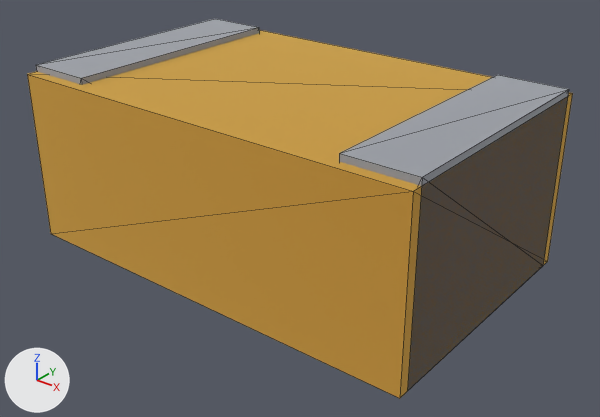
Renders of the glTF model parts/led-0805/led-0805.glb from each side of a commit.
Both versions are drawn from a 50 mm lens placed at (0.00219, -0.00267, 0.00187), pointed at (0.00008, -0.00004, 0.00024). The axes (+X, +Y, +Z) are drawn at lower left. The lights are the same throughout. The picture after the commit comes second. Mesh edges are drawn as thin lines. Where no turn or scale is listed for an object, it has been applied to the vertices. Vertices at exactly the same position are counted once.

In view in the first picture: 'Mesh_1', 'body'.
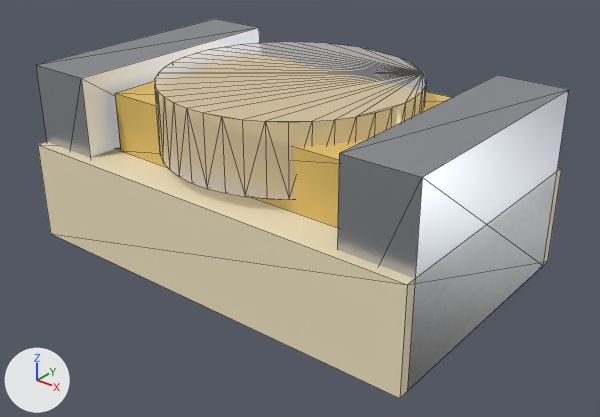
What differs and where, as boxes [x1, y1, x2, y2] in the pictures (600 x 417 px):
'body', recoloured, surface changed, moved, rescaled
    before: [27, 30, 573, 398]
    after: [115, 81, 452, 228]
'Mesh_1', recoloured, surface changed
    both: [36, 19, 569, 389]
'Mesh_0', added (beige)
    after: [38, 142, 562, 398]
'Mesh_2', added
    after: [155, 42, 426, 200]

What the commit changed:
In material 'mat_0' (mat_mat_0), metallic goes from 1.0 to 0.0.
Material 'mat_0' (mat_mat_0) changes colour from yellow #e8c56a to beige #f3e6c4; in linear values from (0.807, 0.558, 0.144) to (0.896, 0.791, 0.552).
In material 'mat_0' (mat_mat_0), roughness goes from 1.0 to 0.52.
In material 'mat_1' (mat_mat_1), metallic goes from 1.0 to 0.0.
Material 'mat_1' (mat_mat_1) changes colour from light grey #c5c8ce to yellow #e8c56a; in linear values from (0.558, 0.578, 0.617) to (0.807, 0.558, 0.144).
In material 'mat_1' (mat_mat_1), roughness goes from 1.0 to 0.52.
Material 'mat_3' (mat_mat_3) is new.
Its base color is (0.558, 0.578, 0.617) (light grey #c5c8ce).
Its metallic is 1.0.
Its roughness is 0.36.
Material 'mat_2' (mat_mat_2) is new.
Its base color is (0.93, 0.913, 0.888) (white #f7f5f2).
Its roughness is 0.08.
Its alpha is 0.35.
me_mesh_0 is used by ob_body; location (0.0, 0.0, 0.0004).
me_mesh_0 had 8 vertices, 12 faces and spanned x -0.001..0.001, y -0.00063..0.00063, z -0.0004..0.0004.
me_mesh_0 no longer uses material mat_mat_0 (yellow #e8c56a).
me_mesh_0 now has 8 vertices, 12 faces and spans x -0.00064..0.00064, y -0.00044..0.00044, z -0.00014..0.00014.
me_mesh_0 part 1: the whole mesh is scaled about its middle by (0.64, 0.7, 0.34).
me_mesh_0 gains material mat_mat_1 (yellow #e8c56a).
me_mesh_1 has 16 vertices, 24 faces and spans x -0.00016..0.00184, y -0.00058..0.00058, z -0.00042..0.00042.
me_mesh_1 no longer uses material mat_mat_1 (light grey #c5c8ce).
me_mesh_1 gains material mat_mat_3 (light grey #c5c8ce).
Mesh me_mesh_2 is new.
It is a 42-sided cylinder along z spanning x -0.000575..0.000575, y -0.000573..0.000573, z -0.000157..0.000157.
It uses material mat_mat_2 (white #f7f5f2).
Mesh me_mesh_0_1 is new.
It is a box spanning x -0.001..0.001, y -0.00063..0.00063, z -0.00023..0.00023.
It uses material mat_mat_0 (beige #f3e6c4).
Object 'body' (ob_body) moves from (0.0, 0.0, 0.0004) to (0.0, 0.0, 0.0006).
Object 'Mesh_2' (ob_mesh_2) is new; it shows me_mesh_2.
Its location is (0.0, 0.0, 0.000675).
Object 'Mesh_0' (ob_mesh_0) is new; it shows me_mesh_0_1.
Its location is (0.0, 0.0, 0.000232).
